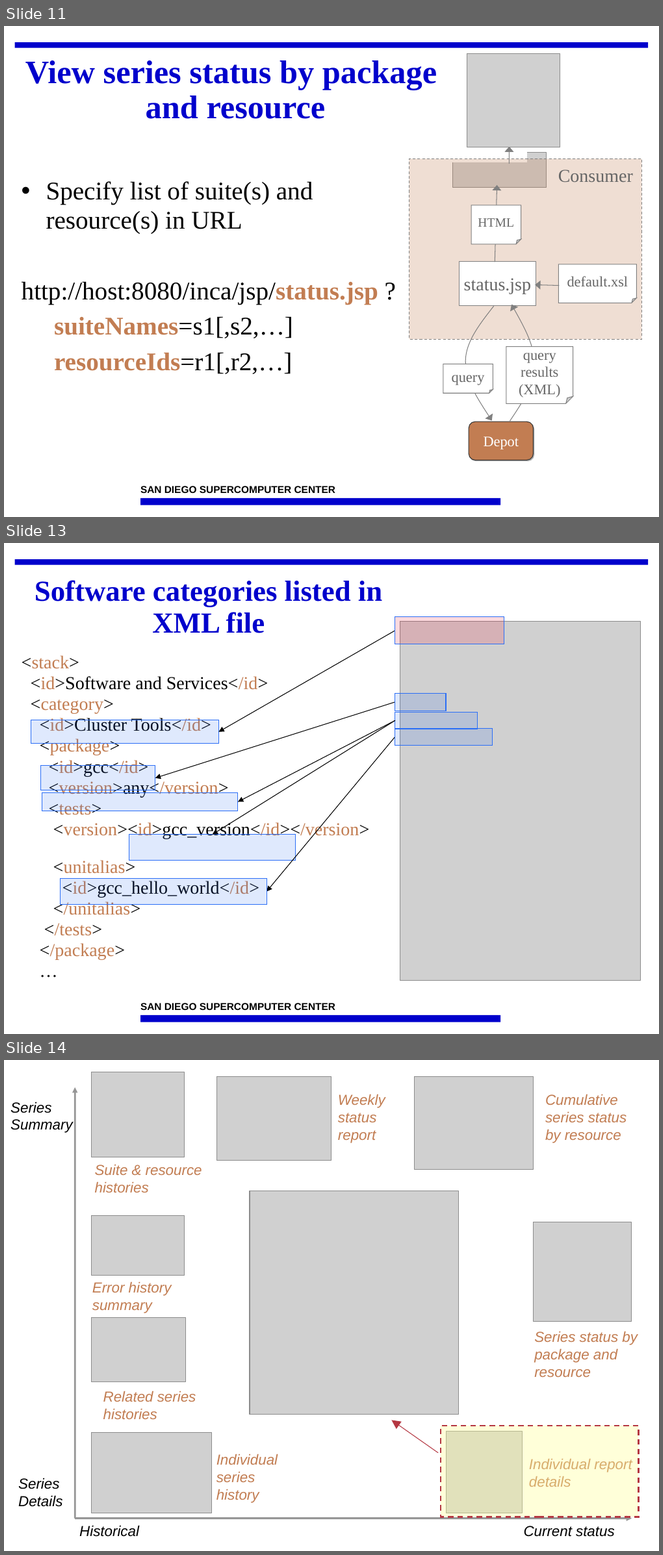
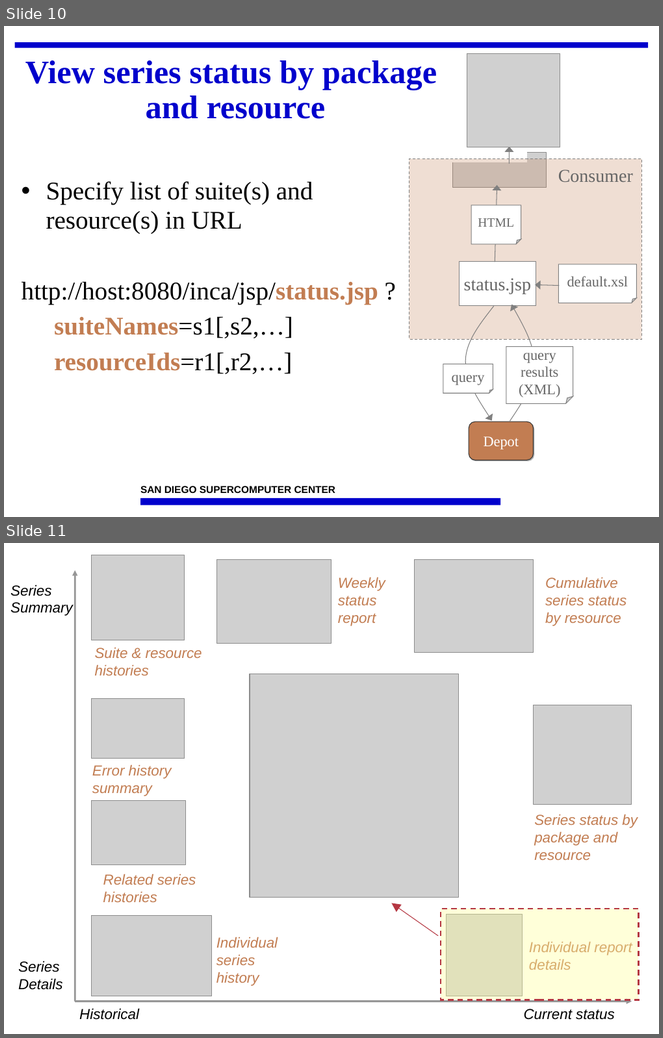
Before and after one commit to IncaProject/inca-xsede, a slide deck: talks/2010/2010workshop/consumer.ppt. Shown one above the other, each under a label of ours: slides 11, 13 and 14 before the commit, slides 10 and 11 after it; the slides between them are not shown. The pictures are 663x1555 and 663x1038 pixels, drawn with LibreOffice and Linux fonts; fonts in the diff are those of the drawing; grey boxes stand for pictures; background and template pictures are left out. Boxes give left, top, right and bottom in pixels: in the first picture for what was removed or moved away, otherwise in the second. Text is boxed around its words. In the diff, an @@ line names an element or a change of style, - is before the commit and + after.

```diff
--- a/talks/2010/2010workshop/consumer.ppt
+++ b/talks/2010/2010workshop/consumer.ppt
@@ slide 13 removed at (4,543,659,1034), background #FFFFFF; not listed: 3 template elements that a slide beside it also shows @@
@@ title removed at (35,580,382,633) @@
-Software categories listed in XML file
@@ rectangle removed at (395,617,504,644) @@
@@ arrow removed from (395, 631) to (219, 731) @@
@@ picture removed at (400,622,641,981) @@
@@ text removed at (22,655,370,960) @@
-<stack>
-<id>Software and Services</id>
-<category>
-<id>Cluster Tools</id>
-<package>
-<id>gcc</id>
-<version>any</version>
-<tests>
-<version><id>gcc_version</id></version>
-<unitalias>
-<id>gcc_hello_world</id>
-</unitalias>
-</tests>
-</package>
-…
@@ rectangle removed at (395,693,446,711) @@
@@ arrow removed from (395, 702) to (155, 778) @@
@@ rectangle removed at (395,712,478,729) @@
@@ rectangle removed at (31,720,219,743) @@
@@ arrow removed from (395, 720) to (213, 835) @@
@@ arrow removed from (395, 720) to (238, 802) @@
@@ arrow removed from (395, 737) to (267, 891) @@
@@ rectangle removed at (395,728,492,745) @@
@@ rectangle removed at (40,766,155,790) @@
@@ rectangle removed at (42,793,238,811) @@
@@ rectangle removed at (129,835,296,861) @@
@@ rectangle removed at (60,878,267,904) @@
@@ what was slide 11 is now slide 10 @@
@@ what was slide 14 is now slide 11 @@
```
Also in this commit, not shown: 5 slides changed, 7 slides added, 5 other slides removed.
